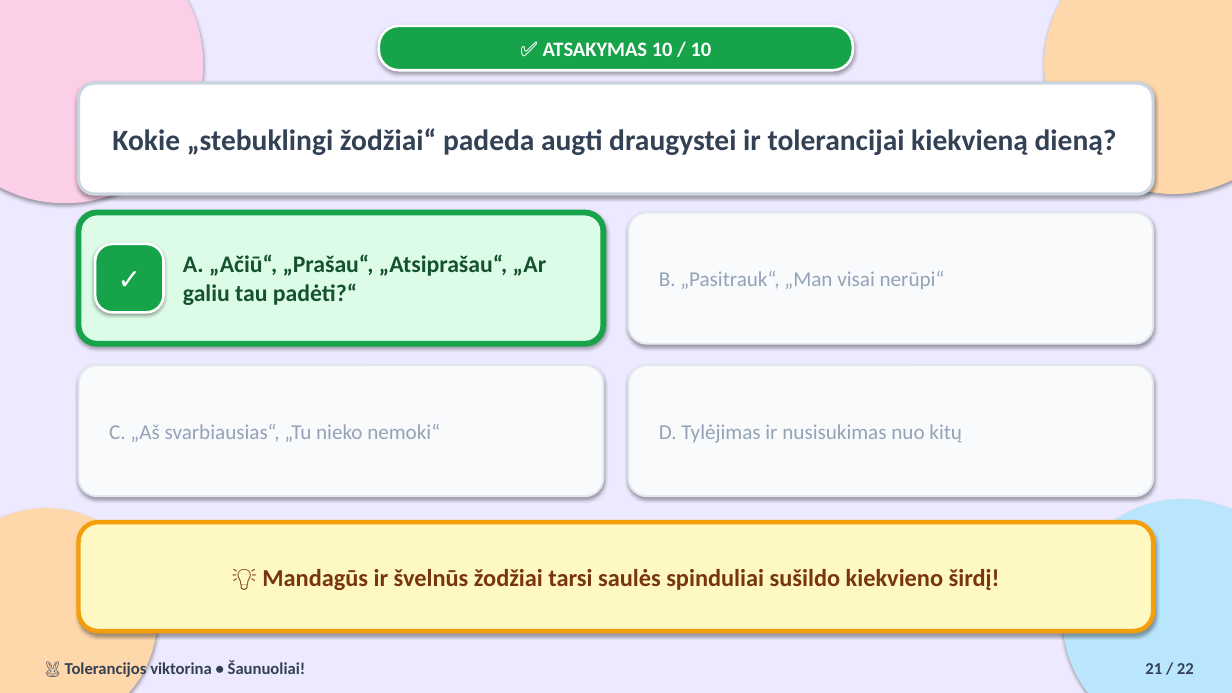
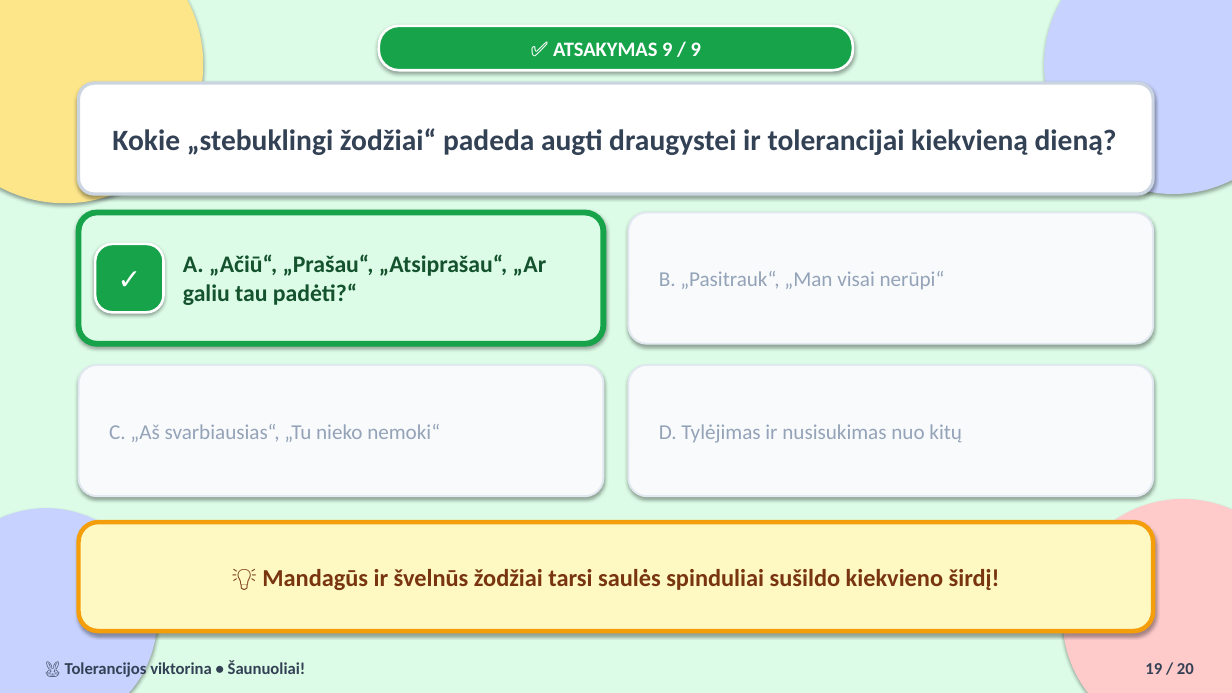
Before and after one commit to Artiomkalinin/tolerancijos-diena, a slide deck: slide 19 of Tolerancijos_viktorina.pptx (slide 21 before the commit). Drawn at 1232x693 pixels with LibreOffice and Linux fonts; fonts in the diff are those of the drawing. Boxes give left, top, right and bottom in pixels: in the first picture for what was removed or moved away, otherwise in the second. Text is boxed around its words. In the diff, an @@ line names an element or a change of style, - is before the commit and + after.

```diff
--- a/Tolerancijos_viktorina.pptx
+++ b/Tolerancijos_viktorina.pptx
@@ background #EDE9FE to #DCFCE7 @@
@@ ellipse at (0,0,203,203): fill #FBCFE8 to #FDE68A @@
@@ ellipse at (1044,0,1232,194): fill #FED7AA to #C7D2FE @@
@@ text at (553,42,701,56): text changed @@
-✅ ATSAKYMAS 10 / 10
+✅ ATSAKYMAS 9 / 9
@@ ellipse at (0,508,157,693): fill #FED7AA to #C7D2FE @@
@@ ellipse at (1063,499,1232,693): fill #BAE6FD to #FECACA @@
@@ text at (1145,663,1194,674): text changed @@
-21 / 22
+19 / 20
```
Also in this commit, not shown: 19 other slides changed, 2 slides removed, 3 other files.
